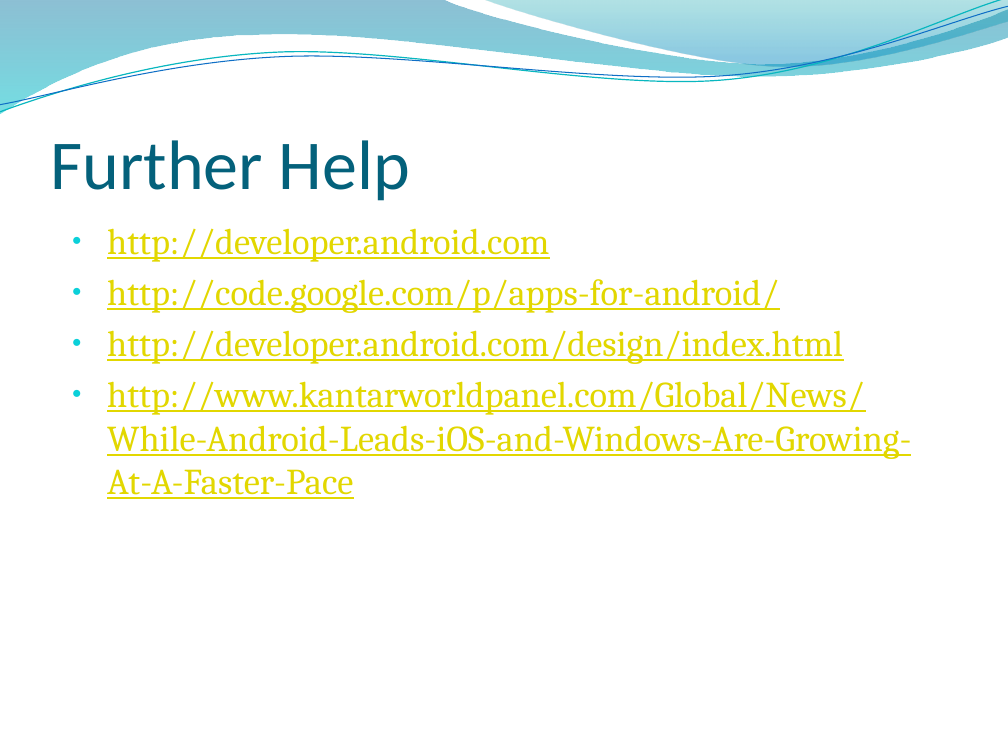
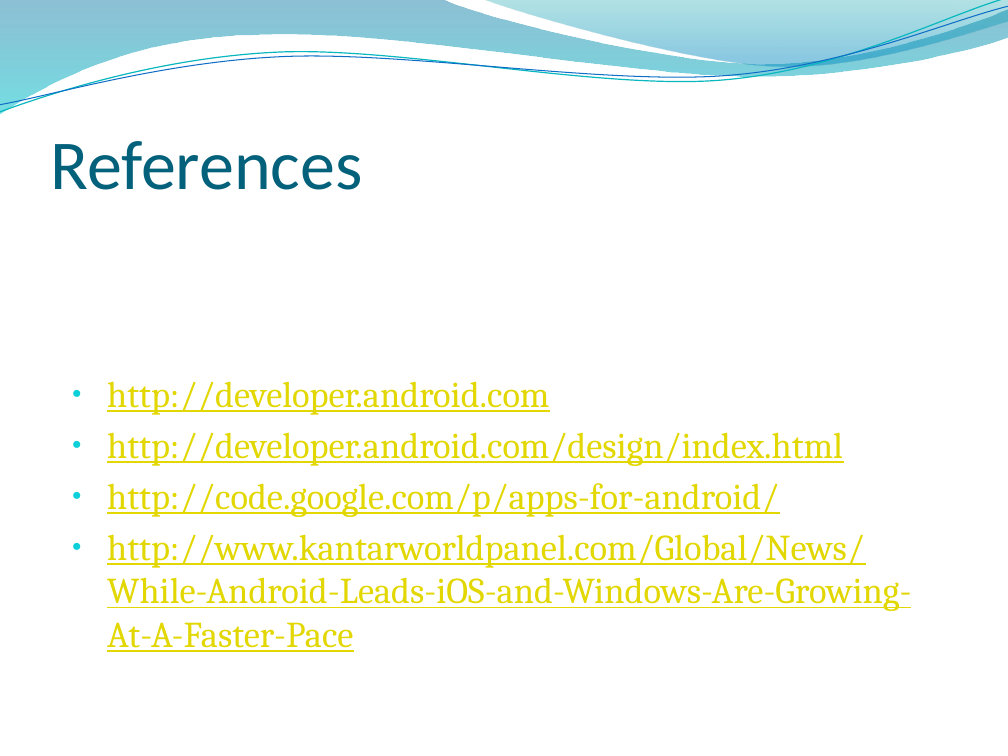
Before and after one commit to melbjvm/android101, a slide deck: slide 41 of Android 101.pptx (slide 36 before the commit). Drawn at 1008x756 pixels with LibreOffice and Linux fonts; fonts in the diff are those of the drawing. Boxes give left, top, right and bottom in pixels: in the first picture for what was removed or moved away, otherwise in the second. Text is boxed around its words. In the diff, an @@ line names an element or a change of style, - is before the commit and + after.

```diff
--- a/Android 101.pptx
+++ b/Android 101.pptx
@@ title at bbox=[50, 141, 362, 190]: text changed @@
-Further Help
+References
@@ text at bbox=[107, 330, 843, 364]: paragraph removed @@
-● http://developer.android.com/design/index.html
@@ text at bbox=[107, 432, 843, 466]: paragraph added @@
+● http://developer.android.com/design/index.html
```
Also in this commit, not shown: 14 other slides changed, 13 slides added, 8 slides removed.
